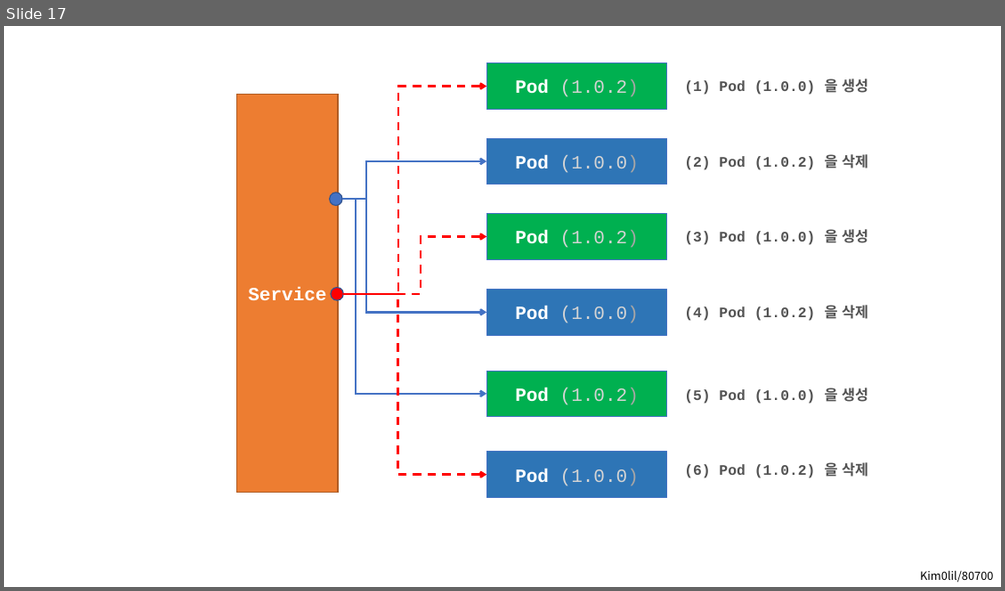
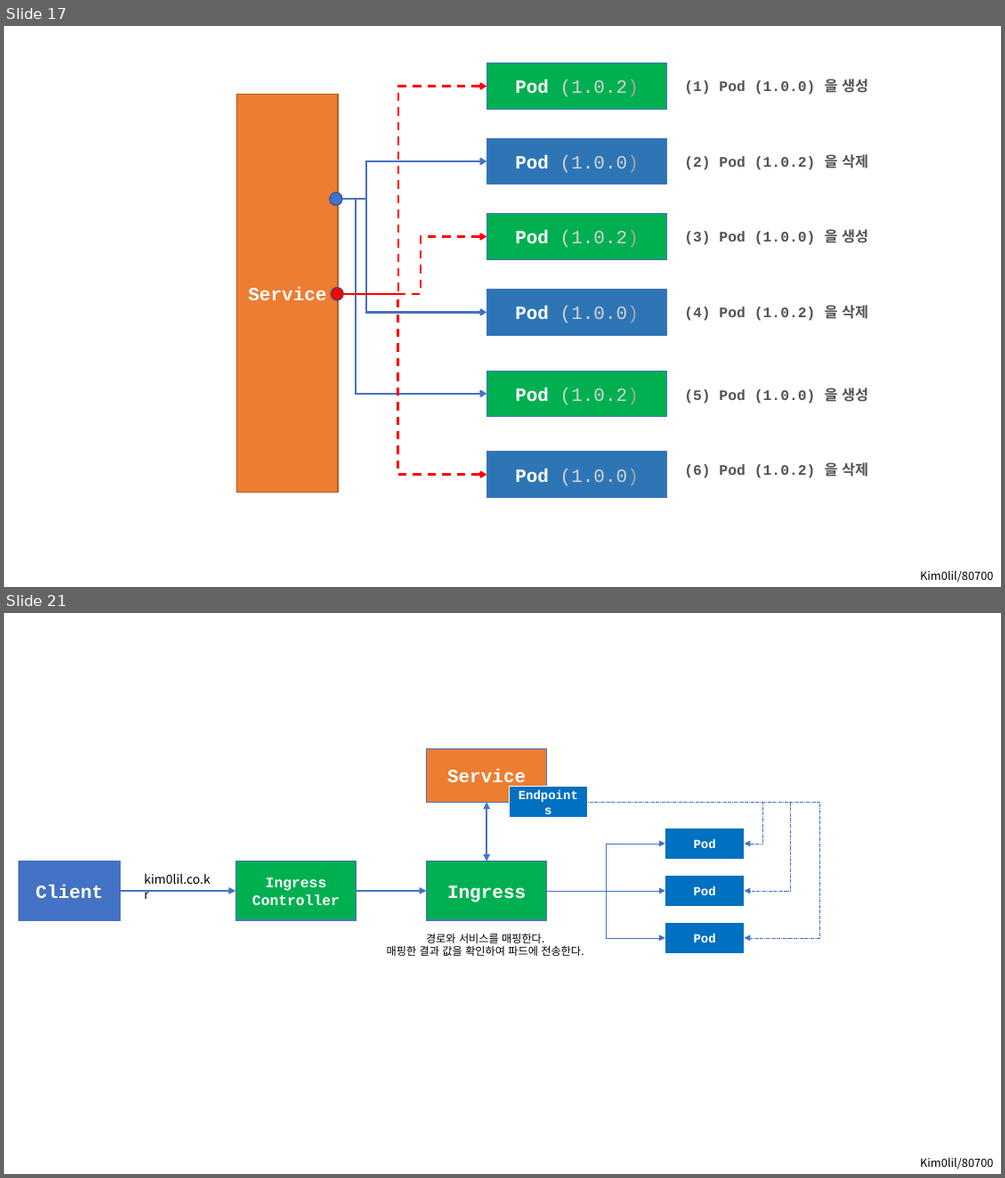
Before and after one commit to kim0lil/80700, a slide deck: assets/images.pptx. Shown one above the other, each under a label of ours: slide 17 before the commit, slides 17 and 21 after it; the slides between them are not shown. The pictures are 1005x591 and 1005x1178 pixels, drawn with LibreOffice and Linux fonts; fonts in the diff are those of the drawing. Boxes give left, top, right and bottom in pixels: in the first picture for what was removed or moved away, otherwise in the second. Text is boxed around its words. In the diff, an @@ line names an element or a change of style, - is before the commit and + after.

```diff
--- a/assets/images.pptx
+++ b/assets/images.pptx
@@ slide 21 added at (4, 613, 1001, 1174), background #FFFFFF @@
@@ group added at (19, 748, 820, 956): 8 rectangles, 5 elbow arrows, 3 arrows, 2 texts, 1 double arrow @@
+Service
+Client
+Ingress
+Controller
+kim0lil.co.kr
+Ingress
+Endpoints
+Pod
+Pod
+Pod
+경로와 서비스를 매핑한다.
+매핑한 결과 값을 확인하여 파드에 전송한다.
@@ text added at (920, 1157, 993, 1169), 11 pt, text #000000 @@
+Kim0lil/80700
```
Also in this commit, not shown: 6 other slides added, 23 other files.
